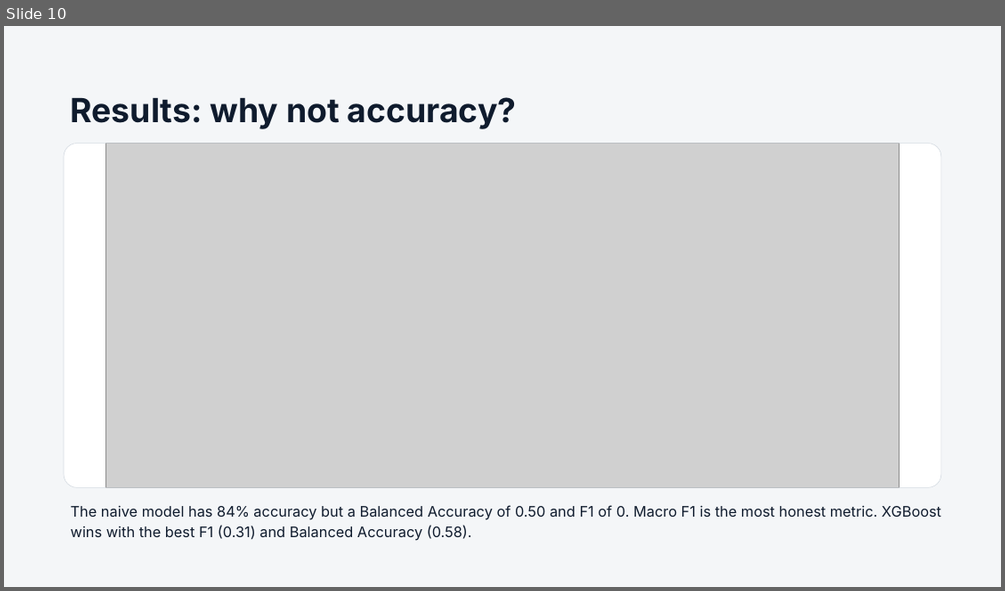
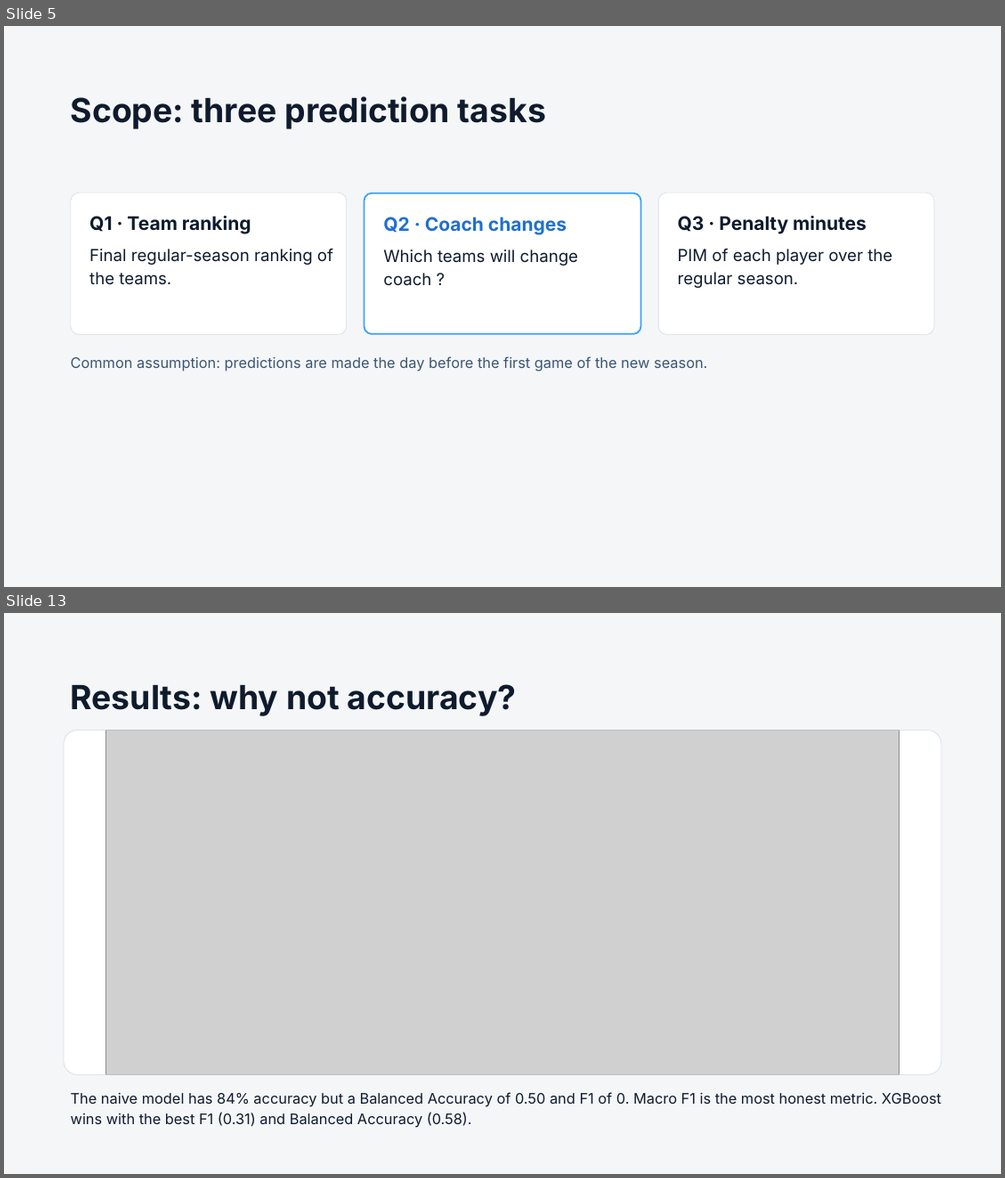
Before and after one commit to Nathan-Pinheiro/AC_hockey_predictions, a slide deck: Predicting NHL Head Coach Changes.pptx. Shown one above the other, each under a label of ours: slide 10 before the commit, slides 5 and 13 after it; the slides between them are not shown. The pictures are 1005x591 and 1005x1178 pixels, drawn with LibreOffice and Linux fonts; fonts in the diff are those of the drawing; grey boxes stand for pictures. Boxes give left, top, right and bottom in pixels: in the first picture for what was removed or moved away, otherwise in the second. Text is boxed around its words. In the diff, an @@ line names an element or a change of style, - is before the commit and + after.

```diff
--- a/Predicting NHL Head Coach Changes.pptx
+++ b/Predicting NHL Head Coach Changes.pptx
@@ slide 5 added at bbox=[4, 26, 1001, 587], background #F4F6F8 @@
@@ title added at bbox=[71, 96, 546, 129], 32 pt, text #0F1B2D, bold @@
+Scope: three prediction tasks
@@ rounded rectangle added at bbox=[71, 192, 347, 335], fill #FFFFFF, outline #D5DBE2 0.5 pt @@
@@ rounded rectangle added at bbox=[364, 193, 641, 334], fill #FFFFFF, outline #3AA0FF 1.5 pt @@
@@ rounded rectangle added at bbox=[658, 192, 934, 335], fill #FFFFFF, outline #D5DBE2 0.5 pt @@
@@ text added at bbox=[89, 216, 251, 234], 18 pt, text #0F1B2D, bold @@
+Q1 · Team ranking
@@ text added at bbox=[383, 216, 566, 235], 18 pt, text #1F6FD1, bold @@
+Q2 · Coach changes
@@ text added at bbox=[678, 216, 866, 234], 18 pt, text #0F1B2D, bold @@
+Q3 · Penalty minutes
@@ text added at bbox=[89, 248, 333, 285], 16 pt, text #0F1B2D @@
+Final regular-season ranking of the teams.
@@ text added at bbox=[383, 249, 578, 286], 16 pt, text #0F1B2D @@
+Which teams will change coach ?
@@ text added at bbox=[678, 248, 892, 288], 16 pt, text #0F1B2D @@
+PIM of each player over the regular season.
@@ text added at bbox=[71, 356, 707, 371], 14 pt, text #3B5573 @@
+Common assumption: predictions are made the day before the first game of the new season.
@@ what was slide 10 is now slide 13 @@
```
Also in this commit, not shown: 12 slides changed, 4 other slides added, 2 other files.
